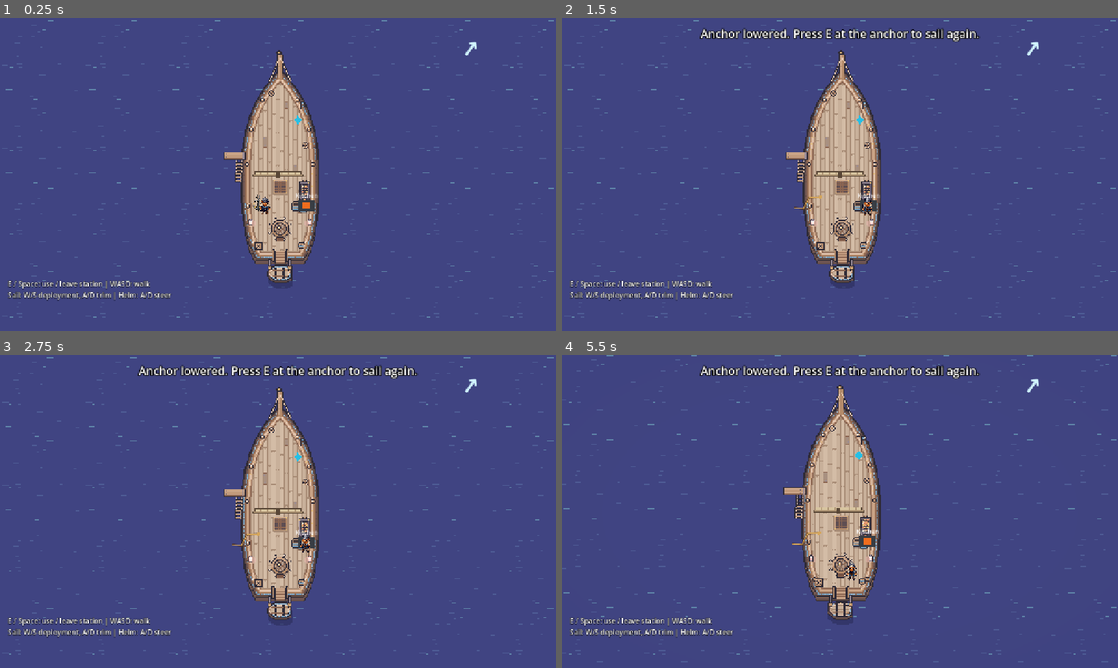
Above: before the commit, frames 1-4 (two rows, left to right).
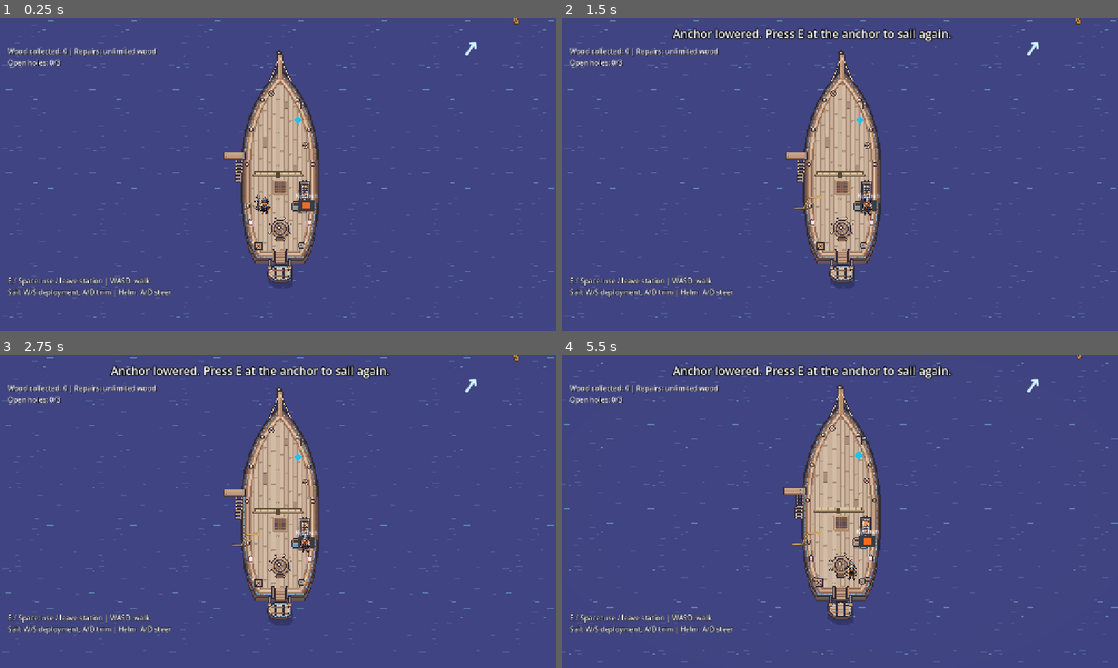
Above: after the commit, the same moments.

Repository: whitneyakred/gaming
Game: Godot game, scene res://scenes/main.tscn
Two runs of this game, one before a commit and one after it. Both use one fixed random seed, a clock stepped at 60 frames per second and the inputs below.
Inputs (mouse positions are in pixels of both pictures, inside the frame that each line leads up to):
- Up to frame 1 (0.25 s): no input
- Up to frame 2 (1.5 s): tap Enter at 0.5 s; move the mouse to (962, 158) at 0.52 s; hold D (move_right) 0.53-1.25 s; hold E (fish) 0.53-1.25 s; click (962, 158) at 0.67 s; tap Space at 0.77 s; drag from (728, 190) to (840, 252) at 1.27 s
- Up to frame 3 (2.75 s): tap E (fish) at 2 s; move the mouse to (333, 442) at 2.02 s; hold D (move_right) from 2.03 s (still down); hold E (fish) from 2.03 s (still down); click (333, 442) at 2.17 s
- Up to frame 4 (5.5 s): release D (move_right) at 2.75 s; release E (fish) at 2.75 s; drag from (812, 574) to (673, 464) at 2.77 s; tap E (fish) at 3.5 s; move the mouse to (1006, 558) at 3.52 s; hold A (move_left) 3.53-4.25 s; hold E (fish) 3.53-4.25 s; click (1006, 558) at 3.67 s; tap Space at 3.77 s; drag from (840, 511) to (823, 414) at 4.27 s; move the mouse to (867, 511) at 5.02 s; hold S (move_down) from 5.03 s (still down); hold E (fish) from 5.03 s (still down); click (867, 511) at 5.17 s

The runs differ from the first frame. In frame 1, 1.7% of the frame differs, in the area x 1-94%, y 0-91%; in frame 2, 3.0%; in frame 3, 3.3%; in frame 4, 3.3%, in the area x 0-100%, y 0-96%.

Commit message:
Add floating wood pickups and repairable ship holes

Diff:
--- a/scenes/ship.tscn
+++ b/scenes/ship.tscn
@@ -18,6 +18,11 @@
 [ext_resource type="Texture2D" path="res://assets/island_large.png" id="15"]
 [ext_resource type="PackedScene" path="res://scenes/sailing/anchor_station.tscn" id="16"]
 
+[ext_resource type="Script" path="res://scripts/sailing/swim_access.gd" id="swim_access"]
+
+[ext_resource type="Script" path="res://scripts/sailing/floating_wreckage.gd" id="wreckage"]
+[ext_resource type="Script" path="res://scripts/sailing/ship_repairs.gd" id="repairs"]
+
 [sub_resource type="RectangleShape2D" id="SternShape"]
 size = Vector2(44, 40)
 
@@ -30,6 +35,10 @@
 script = ExtResource("1")
 hull_outline = PackedVector2Array(2, -288, -4, -282, -2, -262, -14, -232, -54, -166, -78, -96, -80, 118, -66, 178, -50, 206, 58, 206, 76, 172, 90, 106, 94, 64, 92, -58, 74, -138, 52, -184, 28, -218, 10, -262, 8, -282)
 
+[node name="FloatingWreckage" type="Node2D" parent="."]
+script = ExtResource("wreckage")
+
+
 [node name="Ocean" type="Node2D" parent="." unique_id=404710856]
 z_index = -20
 script = ExtResource("2")
@@ -240,7 +249,7 @@
 
 [node name="CollisionPolygon2D" type="CollisionPolygon2D" parent="DeckBoundary" unique_id=659407607]
 build_mode = 1
-polygon = PackedVector2Array(4, -208, 24, -188, 40, -164, 56, -128, 66, -88, 72, -38, 74, 12, 72, 72, 68, 122, 62, 156, 52, 166, 22, 166, 22, 196, -10, 196, -10, 166, -44, 166, -54, 156, -60, 122, -64, 72, -66, 12, -64, -38, -58, -88, -48, -128, -32, -164, -16, -188)
+polygon = PackedVector2Array(4, -208, 24, -188, 40, -164, 56, -128, 66, -88, 72, -38, 74, 12, 72, 72, 68, 122, 62, 156, 52, 166, 22, 166, 22, 196, -10, 196, -10, 166, -44, 166, -54, 156, -60, 122, -64, 72, -66, 12, -64, -32, -126, -32, -126, -52, -62, -52, -58, -88, -48, -128, -32, -164, -16, -188)
 
 [node name="Rowboat" type="Node2D" parent="." unique_id=1126902144]
 position = Vector2(4, 238)
@@ -319,36 +328,59 @@
 [node name="HUD" type="CanvasLayer" parent="." unique_id=1647158824]
 
 [node name="StatusLabel" type="Label" parent="HUD" unique_id=1710473860]
-offset_left = 290.0
+anchor_left = 0.1
+anchor_right = 0.8
+offset_left = 0.0
 offset_top = 18.0
-offset_right = 990.0
+offset_right = 0.0
 offset_bottom = 58.0
 theme_override_colors/font_outline_color = Color(0, 0, 0, 1)
 theme_override_constants/outline_size = 8
 theme_override_font_sizes/font_size = 26
 text = "Sailing the open sea..."
 horizontal_alignment = 1
+autowrap_mode = 3
+mouse_filter = 2
 
 [node name="PromptLabel" type="Label" parent="HUD" unique_id=1712215194]
-offset_left = 290.0
-offset_top = 650.0
-offset_right = 990.0
-offset_bottom = 690.0
+anchor_left = 0.1
+anchor_right = 0.9
+anchor_top = 1.0
+anchor_bottom = 1.0
+offset_left = 0.0
+offset_top = -70.0
+offset_right = 0.0
+offset_bottom = -18.0
+grow_vertical = 0
 theme_override_colors/font_color = Color(1, 0.9, 0.45, 1)
 theme_override_colors/font_outline_color = Color(0, 0, 0, 1)
 theme_override_constants/outline_size = 8
 theme_override_font_sizes/font_size = 24
 text = "Press E / Space to take the rowboat to the island"
 horizontal_alignment = 1
+autowrap_mode = 3
+mouse_filter = 2
 
 [node name="ControlsLabel" type="Label" parent="HUD" unique_id=1865941422]
+anchor_right = 0.7
+anchor_top = 1.0
+anchor_bottom = 1.0
 offset_left = 18.0
-offset_top = 600.0
-offset_right = 620.0
-offset_bottom = 642.0
+offset_top = -120.0
+offset_right = -18.0
+offset_bottom = -78.0
+grow_vertical = 0
+autowrap_mode = 3
+mouse_filter = 2
 theme_override_colors/font_outline_color = Color(0, 0, 0, 1)
 theme_override_constants/outline_size = 4
 text = "E / Space: use / leave station | WASD: walk
 Sail: W/S deployment, A/D trim | Helm: A/D steer"
 
 [editable path="FishingStation"]
+
+[node name="SwimAccess" type="Node2D" parent="."]
+script = ExtResource("swim_access")
+
+[node name="ShipRepairs" type="Node2D" parent="."]
+script = ExtResource("repairs")
--- a/scripts/ocean.gd
+++ b/scripts/ocean.gd
@@ -37,14 +37,22 @@
 	queue_redraw()
 
 func _draw() -> void:
-	var half := cover_size / 2.0
-	draw_rect(Rect2(-half, cover_size), water_color)
-	var tiles_x := int(ceil(cover_size.x / TILE)) + 2
-	var tiles_y := int(ceil(cover_size.y / TILE)) + 2
+	var area := cover_size
+	var center := Vector2.ZERO
+	var camera := get_viewport().get_camera_2d()
+	if world_anchored and is_instance_valid(camera):
+		center = to_local(camera.get_screen_center_position())
+		area = area.max(get_viewport_rect().size / camera.zoom + Vector2.ONE * TILE * 2)
+	draw_set_transform(center)
+	var half := area / 2.0
+	draw_rect(Rect2(-half, area), water_color)
+	var tiles_x := int(ceil(area.x / TILE)) + 2
+	var tiles_y := int(ceil(area.y / TILE)) + 2
 	var start := Vector2(-tiles_x / 2 * TILE, -tiles_y / 2 * TILE)
 	var offset := Vector2(0, scroll_offset)
 	if world_anchored:
-		offset = Vector2(fposmod(-global_position.x, TILE), fposmod(-global_position.y, TILE))
+		var world_center := to_global(center)
+		offset = Vector2(fposmod(-world_center.x, TILE), fposmod(-world_center.y, TILE))
 	for ty in tiles_y:
 		for tx in tiles_x:
 			var origin := start + Vector2(tx * TILE, ty * TILE) + offset
--- a/scripts/player.gd
+++ b/scripts/player.gd
@@ -2,6 +2,11 @@
 
 # Exposed as Walk Speed in the Inspector (pixels per second).
 @export var walk_speed: float = 145.0
+@export var swim_speed: float = 65.0
+var is_overboard: bool = false
+var _deck_mask: int
+var _deck_layer: int
+var _sprite_position: Vector2
 var using_station: bool:
 	get:
 		return is_instance_valid(active_station)
@@ -10,7 +15,7 @@
 var active_station: Node = null
 
 func try_use_station(station: Node) -> bool:
-	if not is_instance_valid(station) or using_station or not is_physics_processing():
+	if is_overboard or not is_instance_valid(station) or using_station or not is_physics_processing():
 		return false
 	active_station = station
 	velocity = Vector2.ZERO
@@ -48,9 +53,58 @@
 		return
 	# Read WASD / arrow keys; diagonal movement stays the same speed.
 	var direction := Input.get_vector("move_left", "move_right", "move_up", "move_down")
+	if is_overboard:
+		velocity = direction * swim_speed
+		var next := global_position + velocity * _delta
+		var ship := get_parent() as Ship
+		if ship:
+			var hull := ship.get_hull_polygon(ship.global_position, ship.global_rotation)
+			if not Geometry2D.intersect_polyline_with_polygon(PackedVector2Array([global_position, next]), hull).is_empty():
+				return
+		global_position = next
+		return
 	velocity = direction * walk_speed
 	# Godot moves the body and handles collisions with the deck boundary.
 	move_and_slide()
+
+func set_overboard(value: bool) -> void:
+	if value == is_overboard:
+		return
+	if value:
+		if is_instance_valid(active_station) and active_station.has_method("release_control"):
+			active_station.release_control()
+		active_station = null
+		_deck_mask = collision_mask
+		_deck_layer = collision_layer
+		_sprite_position = idle_sprite.position
+		collision_mask = 0
+		collision_layer = 0
+		var world := global_transform
+		set_as_top_level(true)
+		global_transform = world
+		global_rotation = 0
+		idle_sprite.region_enabled = true
+		# Crop the existing portrait to helmet and face, above the shoulders.
+		var size := idle_sprite.texture.get_size()
+		idle_sprite.region_rect = Rect2(size * Vector2(0.31, 0.07), size * Vector2(0.36, 0.35))
+		idle_sprite.position = Vector2(0, -7)
+	else:
+		set_as_top_level(false)
+		rotation = 0
+		collision_mask = _deck_mask
+		collision_layer = _deck_layer
+		idle_sprite.region_enabled = false
+		idle_sprite.position = _sprite_position
+	is_overboard = value
+	queue_redraw()
+	fishing_animation.stop()
+	fishing_animation.hide()
+	idle_sprite.show()
+	velocity = Vector2.ZERO
+
+func _draw() -> void:
+	if is_overboard:
+		draw_arc(Vector2(0, 3), 12, 0.0, PI, 16, Color(0.7, 0.9, 1.0, 0.6), 1.5)
 
 func play_fishing_animation() -> void:
 	idle_sprite.hide()
--- /dev/null
+++ b/scripts/sailing/floating_wreckage.gd
@@ -0,0 +1,62 @@
+extends Node2D
+## A bounded deterministic field around the swimmer. No world-sized node list.
+signal wood_collected(total: int)
+@export var cell_size: float = 720.0
+@export var pickup_distance: float = 26.0
+@export var world_seed: int = 7319
+var planks: Dictionary[Vector2i, Vector2] = {}
+@onready var ship: Ship = get_parent()
+
+func _ready() -> void:
+	set_as_top_level(true)
+	global_transform = Transform2D.IDENTITY
+	z_index = -5
+
+func plank_position(cell: Vector2i) -> Vector2:
+	var rng := RandomNumberGenerator.new()
+	rng.seed = hash(Vector3i(cell.x, cell.y, world_seed))
+	return Vector2(cell) * cell_size + Vector2(rng.randf_range(40, cell_size - 40), rng.randf_range(40, cell_size - 40))
+
+func _physics_process(_delta: float) -> void:
+	var camera := get_viewport().get_camera_2d()
+	var center := ship.player.global_position
+	var half := Vector2(800, 500)
+	if camera:
+		center = camera.get_screen_center_position()
+		half = get_viewport_rect().size / camera.zoom * 0.5
+	var first := Vector2i(((center - half) / cell_size).floor()) - Vector2i.ONE
+	var last := Vector2i(((center + half) / cell_size).ceil()) + Vector2i.ONE
+	planks.clear()
+	var hull := ship.get_hull_polygon(ship.global_position, ship.global_rotation)
+	for x in range(first.x, last.x + 1):
+		for y in range(first.y, last.y + 1):
+			var cell := Vector2i(x, y)
+			if VoyageState.collected_wreckage.has(cell):
+				continue
+			var point := plank_position(cell)
+			if Geometry2D.is_point_in_polygon(point, hull):
+				continue
+			var on_land := false
+			for island in ship.get_islands():
+				if Geometry2D.is_point_in_polygon(point, island.get_coast()) or point.distance_to(island.get_nearest_coast_point(point)) < 45:
+					on_land = true
+					break
+			if on_land:
+				continue
+			planks[cell] = point
+			if ship.player.is_overboard and ship.player.global_position.distance_to(point) <= pickup_distance:
+				VoyageState.collected_wreckage[cell] = true
+				VoyageState.salvaged_wood += 1
+				planks.erase(cell)
+				wood_collected.emit(VoyageState.salvaged_wood)
+	queue_redraw()
+
+func _draw() -> void:
+	for cell in planks:
+		var point: Vector2 = planks[cell]
+		draw_set_transform(point, float(posmod(cell.x * 17 + cell.y * 31, 12)) * PI / 12.0)
+		draw_rect(Rect2(-20, -6, 40, 12), Color("513421"))
+		draw_rect(Rect2(-18, -4, 36, 8), Color("b88851"))
+		draw_line(Vector2(-15, 0), Vector2(15, 0), Color("805632"), 2)
+		draw_circle(Vector2(-12, 1), 1.5, Color("423528"))
+		draw_circle(Vector2(12, 1), 1.5, Color("423528"))
--- /dev/null
+++ b/scripts/sailing/ship_repairs.gd
@@ -0,0 +1,86 @@
+extends Node2D
+## Temporary unlimited materials; collected salvage is a separate voyage tally.
+signal hole_opened(slot: int)
+signal hole_repaired(slot: int)
+@export var minimum_interval: float = 35.0
+@export var maximum_interval: float = 60.0
+@export_range(1, 5) var maximum_holes: int = 3
+@export var repair_distance: float = 34.0
+@export var hole_positions: PackedVector2Array = PackedVector2Array([Vector2(-25, -150), Vector2(26, -85), Vector2(-32, 5), Vector2(32, 150), Vector2(-26, 180)])
+var _rng := RandomNumberGenerator.new()
+var _nearest: int = -1
+var _label: Label
+@onready var ship: Ship = get_parent()
+
+func _ready() -> void:
+	_label = Label.new()
+	ship.get_node("HUD").add_child(_label)
+	_label.set_anchors_and_offsets_preset(Control.PRESET_TOP_LEFT)
+	_label.position = Vector2(18, 65)
+	_label.anchor_right = 1.0
+	_label.offset_right = -18
+	_label.autowrap_mode = TextServer.AUTOWRAP_WORD_SMART
+	_label.add_theme_font_size_override("font_size", 16)
+	_label.add_theme_color_override("font_shadow_color", Color.BLACK)
+	_label.mouse_filter = Control.MOUSE_FILTER_IGNORE
+	z_index = 1
+
+func _physics_process(delta: float) -> void:
+	if ship.stations_enabled and ship._state != Ship.State.ROWING:
+		VoyageState.next_hole_seconds -= delta
+		if VoyageState.next_hole_seconds <= 0:
+			open_hole()
+			VoyageState.next_hole_seconds = _rng.randf_range(minimum_interval, maxf(minimum_interval, maximum_interval))
+	_nearest = nearest_hole()
+	_label.text = "Wood collected: %d | Repairs: unlimited wood\nOpen holes: %d/%d" % [VoyageState.salvaged_wood, VoyageState.ship_holes.size(), maximum_holes]
+	if _nearest >= 0:
+		_label.text += " | E / Space: repair"
+	queue_redraw()
+
+func open_hole() -> int:
+	if VoyageState.ship_holes.size() >= maximum_holes:
+		return -1
+	var available: Array[int] = []
+	for i in hole_positions.size():
+		if not VoyageState.ship_holes.has(i):
+			available.append(i)
+	if available.is_empty():
+		return -1
+	var slot := available[_rng.randi_range(0, available.size() - 1)]
+	VoyageState.ship_holes.append(slot)
+	hole_opened.emit(slot)
+	return slot
+
+func nearest_hole() -> int:
+	if ship.player.is_overboard or ship.player.using_station or not ship.stations_enabled:
+		return -1
+	var nearest := -1
+	var distance := repair_distance
+	for slot in VoyageState.ship_holes:
+		var d := ship.player.global_position.distance_to(to_global(hole_positions[slot]))
+		if d <= distance:
+			distance = d
+			nearest = slot
+	return nearest
+
+func repair_nearest() -> bool:
+	var slot := nearest_hole()
+	if slot < 0:
+		return false
+	VoyageState.ship_holes.erase(slot)
+	hole_repaired.emit(slot)
+	queue_redraw()
+	return true
+
+func _unhandled_input(event: InputEvent) -> void:
+	if event.is_action_pressed("interact") and not event.is_echo() and repair_nearest():
+		get_viewport().set_input_as_handled()
+
+func _draw() -> void:
+	for slot in VoyageState.ship_holes:
+		var point := hole_positions[slot]
+		draw_circle(point, 14, Color("513421"))
+		draw_circle(point, 10, Color("162c41"))
+		draw_line(point + Vector2(-6, 2), point + Vector2(5, 2), Color("5f84a8"), 3)
+		if slot == _nearest:
+			draw_arc(point, 18, 0, TAU, 24, Color("eed48a"), 2)
--- /dev/null
+++ b/scripts/sailing/swim_access.gd
@@ -0,0 +1,63 @@
+class_name SwimAccess
+extends Node2D
+## Plank exit, ladder return, and shore arrival for the solo sailing map.
+static var returning_by_swimming: bool = false
+static var shore_return: Vector2 = Vector2.ZERO
+
+@export var plank_end: Vector2 = Vector2(-116, -42)
+@export var water_entry: Vector2 = Vector2(-145, -42)
+@export var ladder_water: Vector2 = Vector2(-92, 12)
+@export var ladder_top: Vector2 = Vector2(-45, -15)
+@export var shore_distance: float = 18.0
+var _arrival_cooldown: float = 0.0
+var _transitioning: bool = false
+var _return_island: WorldIsland
+@onready var ship: Ship = get_parent()
+
+func _physics_process(delta: float) -> void:
+	if _transitioning or ship._state == Ship.State.ROWING:
+		return
+	_arrival_cooldown = maxf(0.0, _arrival_cooldown - delta)
+	var crew := ship.player
+	if not crew.is_overboard:
+		if not crew.using_station and crew.position.distance_to(plank_end) < 14:
+			crew.set_overboard(true)
+			crew.global_position = ship.to_global(water_entry)
+		return
+	if crew.global_position.distance_to(ship.to_global(ladder_water)) < 20:
+		crew.set_overboard(false)
+		crew.position = ladder_top
+		return
+	if _arrival_cooldown > 0:
+		return
+	for island in ship.get_islands():
+		var distance := crew.global_position.distance_to(island.get_nearest_coast_point(crew.global_position))
+		if island == _return_island:
+			if distance > shore_distance + 40:
+				_return_island = null
+			continue
+		if distance <= shore_distance:
+			_arrive(island)
+			return
+
+func _arrive(island: WorldIsland) -> void:
+	_transitioning = true
+	shore_return = ship.player.global_position
+	returning_by_swimming = true
+	Ship.anchored_position = ship.global_position
+	Ship.anchored_rotation = ship.global_rotation
+	Ship.visited_island_name = island.name
+	ship._stop_sailing()
+	get_tree().change_scene_to_file.call_deferred(island.scene)
+
+func restore_swimmer() -> void:
+	returning_by_swimming = false
+	ship.global_position = Ship.anchored_position
+	ship.global_rotation = Ship.anchored_rotation
+	ship.anchor_deployed = true
+	ship.player.set_overboard(true)
+	ship.player.global_position = shore_return
+	# Require swimming away from shore before another visit can start.
+	_arrival_cooldown = 3.0
+	_return_island = ship.get_island(Ship.visited_island_name)
+	ship._view.view_offset = shore_return - ship.global_position
--- a/scripts/ship.gd
+++ b/scripts/ship.gd
@@ -94,7 +94,10 @@
 		if last_visit_won and not completed_islands.has(visited.name):
 			completed_islands.append(visited.name)
 		last_visit_won = true
-		_row_back_from_island(visited)
+		if SwimAccess.returning_by_swimming:
+			$SwimAccess.restore_swimmer()
+		else:
+			_row_back_from_island(visited)
 	else:
 		returning_from_island = false
 		_update_sailing_status()
@@ -120,6 +123,8 @@
 	var target := Vector2.ZERO
 	if _state == State.ROWING:
 		target = _view_offset_showing(rowboat.global_position, offset)
+	elif player.is_overboard:
+		target = player.global_position - global_position
 	_view.view_offset = offset.lerp(target, 1.0 - exp(-VIEW_FOLLOW_SPEED * delta))
 
 # The smallest change to `current` that brings `point` inside the screen,
--- a/scripts/voyage_state.gd
+++ b/scripts/voyage_state.gd
@@ -13,6 +13,11 @@
 const INVENTORY_SLOTS: int = 12
 
 var _inventories: Dictionary[StringName, PlayerInventory] = {}
+## Prototype salvage and damage survive island scene changes, but not restarting.
+var collected_wreckage: Dictionary[Vector2i, bool] = {}
+var salvaged_wood: int = 0
+var ship_holes: Array[int] = []
+var next_hole_seconds: float = 40.0
 
 
 ## The same PlayerInventory instance for the whole voyage. An unknown id gets
@@ -29,3 +34,7 @@
 ## Empties every inventory (for a new voyage or BR-capsize-reset later).
 func reset() -> void:
 	_inventories.clear()
+	collected_wreckage.clear()
+	salvaged_wood = 0
+	ship_holes.clear()
+	next_hole_seconds = 40.0
--- /dev/null
+++ b/tests/swimming_integration.gd
@@ -0,0 +1,48 @@
+extends SceneTree
+var failures := 0
+func _initialize() -> void:
+	_run.call_deferred()
+func _check(ok: bool, message: String) -> void:
+	if not ok:
+		failures += 1
+		push_error(message)
+func _run() -> void:
+	change_scene_to_file("res://scenes/main.tscn")
+	await scene_changed
+	var ship := current_scene.get_node("Ship") as Ship
+	var crew := ship.player
+	var access := ship.get_node("SwimAccess") as SwimAccess
+	crew.position = Vector2(-45, -42)
+	Input.action_press("move_left")
+	for i in range(45):
+		await physics_frame
+	Input.action_release("move_left")
+	_check(crew.is_overboard, "Walking along the plank must enter water")
+	_check(crew.idle_sprite.region_enabled, "Swimming must display the cropped head")
+	_check(crew.swim_speed < crew.walk_speed, "Swimming must be slower")
+	_check(not crew.try_use_station(ship.get_node("Sail")), "Swimming must block station claims")
+	var world := crew.global_position
+	ship.global_position += Vector2(0, 30)
+	_check(crew.global_position.is_equal_approx(world), "Ship movement must not tow the swimmer")
+	crew.global_position = ship.to_global(access.ladder_water)
+	access._physics_process(0.016)
+	_check(not crew.is_overboard and crew.position == access.ladder_top, "Ladder must restore deck movement")
+	_check(not crew.idle_sprite.region_enabled and crew.collision_mask != 0, "Ladder must restore full artwork and collisions")
+	crew.set_overboard(true)
+	var island := ship.get_island(&"CoconutIsland")
+	var island_scene := island.scene
+	var coast := island.get_nearest_coast_point(island.global_position + Vector2(1000, 0))
+	crew.global_position = coast + Vector2(10, 0)
+	access._physics_process(0.016)
+	await scene_changed
+	_check(current_scene.scene_file_path == island_scene, "Swimming ashore must start the minigame")
+	current_scene._row_back(false)
+	await scene_changed
+	ship = current_scene as Ship
+	_check(ship != null and ship.player.is_overboard, "Returning from a swimming visit must restore the swimmer")
+	var restored := ship.player.global_position
+	ship.get_node("SwimAccess")._physics_process(4.0)
+	_check(ship.player.global_position == restored, "Return must not teleport onto the deck")
+	_check(not ship.get_node("SwimAccess")._transitioning, "Return must not immediately restart the minigame")
+	print("Swimming integration: %d failure(s)" % failures)
+	quit(0 if failures == 0 else 1)
--- /dev/null
+++ b/tests/wreckage_repairs.gd
@@ -0,0 +1,67 @@
+extends SceneTree
+var failures: int = 0
+
+func _initialize() -> void:
+	_run.call_deferred()
+
+func check(value: bool, message: String) -> void:
+	if not value:
+		failures += 1
+		push_error(message)
+
+func _run() -> void:
+	root.size = Vector2i(1280, 720)
+	var state := root.get_node("VoyageState")
+	state.reset()
+	change_scene_to_file("res://scenes/main.tscn")
+	await scene_changed
+	var ship := current_scene.get_node("Ship") as Ship
+	ship.set_physics_process(false)
+	var repairs := ship.get_node("ShipRepairs")
+	var wreckage := ship.get_node("FloatingWreckage")
+	repairs.set_physics_process(false)
+	wreckage.set_physics_process(false)
+	wreckage._physics_process(0)
+	check(not wreckage.planks.is_empty(), "Water should contain visible salvage")
+	var cell: Vector2i = wreckage.planks.keys()[0]
+	var point: Vector2 = wreckage.planks[cell]
+	ship.player.global_position = point
+	wreckage._physics_process(0)
+	check(state.salvaged_wood == 0, "Deck players cannot collect water salvage")
+	ship.player.set_overboard(true)
+	ship.player.global_position = point
+	wreckage._physics_process(0)
+	wreckage._physics_process(0)
+	check(state.salvaged_wood == 1 and not wreckage.planks.has(cell), "Swimming collects each plank only once")
+	check(wreckage.plank_position(cell) == point, "Cell positions must be deterministic")
+	state.next_hole_seconds = 0
+	repairs._physics_process(0.1)
+	check(state.ship_holes.size() == 1, "Timer should open a hole")
+	check(state.next_hole_seconds >= 35 and state.next_hole_seconds <= 60, "Damage interval must stay bounded")
+	for i in 10:
+		repairs.open_hole()
+	check(state.ship_holes.size() == 3, "Holes must be capped")
+	var slot: int = state.ship_holes[0]
+	ship.player.global_position = ship.to_global(repairs.hole_positions[slot])
+	check(not repairs.repair_nearest(), "Cannot repair from water")
+	ship.player.set_overboard(false)
+	ship.player.position = repairs.hole_positions[slot]
+	ship.player.try_use_station(ship.get_node("Helm"))
+	check(not repairs.repair_nearest(), "Cannot repair while operating a station")
+	ship.player.leave_station(ship.get_node("Helm"))
+	var event := InputEventAction.new()
+	event.action = "interact"
+	event.pressed = true
+	Input.parse_input_event(event)
+	await process_frame
+	check(state.ship_holes.size() == 2, "Interact should repair the nearby hole")
+	check(state.salvaged_wood == 1, "Unlimited repairs must not spend collected wood")
+	ship.player.position = Vector2(500, 500)
+	check(not repairs.repair_nearest(), "Cannot repair a distant hole")
+	reload_current_scene()
+	await scene_changed
+	check(state.ship_holes.size() == 2 and state.salvaged_wood == 1 and state.collected_wreckage.has(cell), "Damage and pickups must survive scene replacement")
+	state.reset()
+	check(state.ship_holes.is_empty() and state.collected_wreckage.is_empty() and state.salvaged_wood == 0, "New voyage clears damage and salvage")
+	print("Wreckage / repairs: %d failures" % failures)
+	quit(1 if failures else 0)
Not shown, added: scripts/sailing/floating_wreckage.gd.uid
Not shown, added: scripts/sailing/ship_repairs.gd.uid
Not shown, added: scripts/sailing/swim_access.gd.uid
Not shown, added: tests/swimming_integration.gd.uid
Not shown, added: tests/wreckage_repairs.gd.uid
Not shown, changed: docs/sailing-integration.md
Not shown, added: docs/wreckage-and-repairs.md
